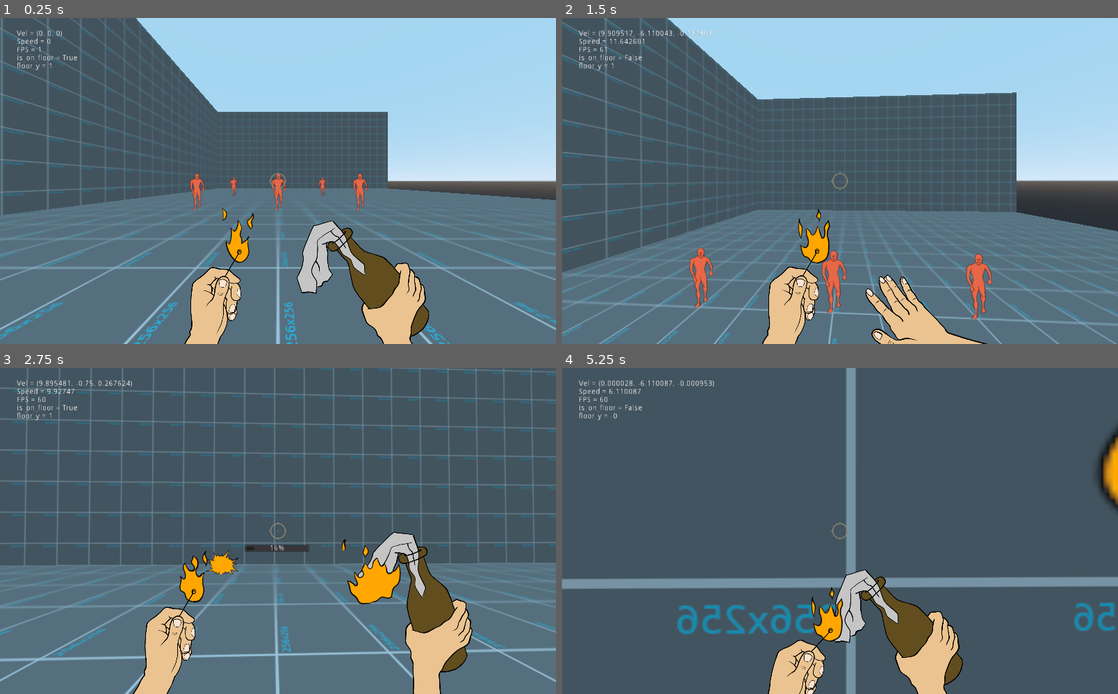
Above: before the commit, frames 1-4 (two rows, left to right).
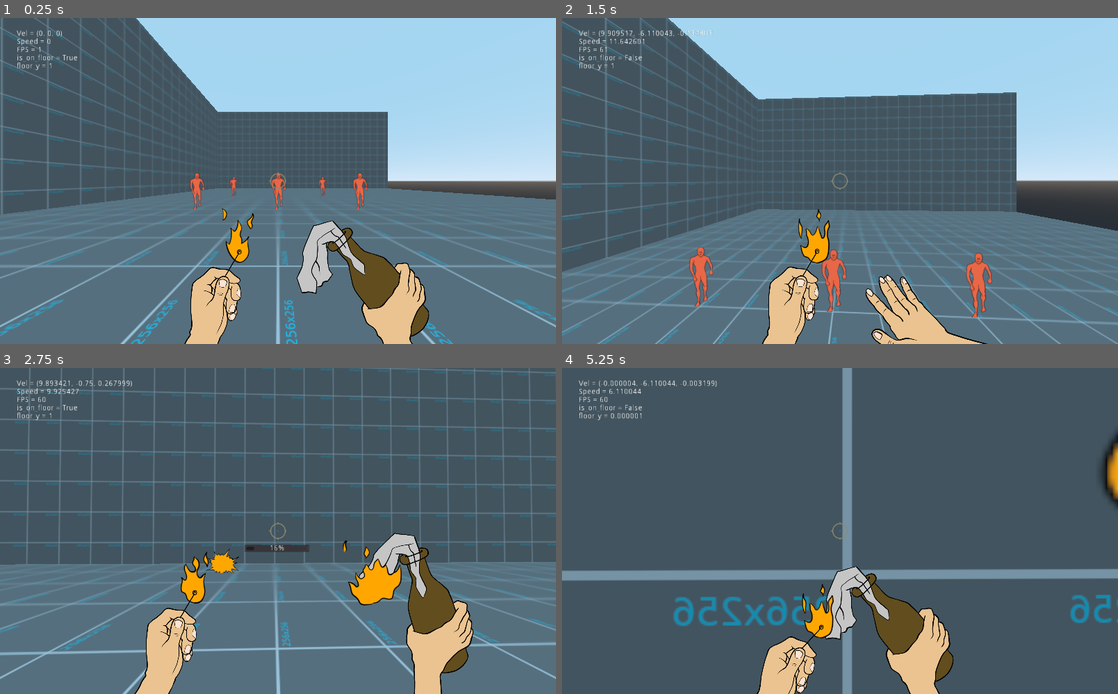
Above: after the commit, the same moments.

Repository: charliedavenport/FPS_Project
Game: Godot game, scene res://Level/Level.tscn
The game is run twice, just before and just after one commit, with the same random seed, the same clock (stepped at 60 frames per second) and the same inputs.
Inputs (mouse positions are in pixels of both pictures, inside the frame that each line leads up to):
- Up to frame 1 (0.25 s): no input
- Up to frame 2 (1.5 s): tap Enter at 0.5 s; move the mouse to (867, 181) at 0.52 s; press the mouse at (867, 181) at 0.53 s; hold W (forward) from 0.53 s (still down); tap Space (jump) at 0.77 s; move the mouse to (812, 181) at 1.27 s; release the mouse at (812, 181) at 1.28 s; click (812, 181) at 1.35 s
- Up to frame 3 (2.75 s): keep holding W (forward); tap Space (jump) at 1.52 s; move the mouse to (289, 524) at 2.02 s; press the mouse at (289, 524) at 2.03 s
- Up to frame 4 (5.25 s): keep holding W (forward); move the mouse to (834, 537) at 2.77 s; release the mouse at (834, 537) at 2.78 s; click (834, 537) at 2.85 s; tap Space (jump) at 3.02, 3.77, 4.52 s; move the mouse to (878, 534) at 3.52 s; press the mouse at (878, 534) at 3.53 s; move the mouse to (795, 527) at 4.27 s; release the mouse at (795, 527) at 4.28 s; click (795, 527) at 4.35 s; move the mouse to (845, 531) at 5.02 s; press the mouse at (845, 531) at 5.03 s

The runs differ from the first frame. In frame 1, 3.1% of the frame differs, in the area x 0-100%, y 0-100%; in frame 2, 1.7%; in frame 3, 8.7%; in frame 4, 13%.

Commit message:
Some changes, idk it's been a while

Diff:
--- a/Level/Level.tscn
+++ b/Level/Level.tscn
@@ -99,7 +99,7 @@
 material = ExtResource( 3 )
 
 [node name="Player" parent="." instance=ExtResource( 1 )]
-transform = Transform( -4.37114e-08, 0, 1, 0, 1, 0, -1, 0, -4.37114e-08, 0, 0.308448, -3 )
+transform = Transform( -4.37114e-08, 0, 1, 0, 1, 0, -1, 0, -4.37114e-08, 0, 0.399921, -3 )
 look_sens = 0.001
 
 [node name="Enemy2" parent="." instance=ExtResource( 4 )]
--- a/Player/Player.gd
+++ b/Player/Player.gd
@@ -1,4 +1,5 @@
 extends KinematicBody
+class_name Player
 
 export var move_speed: float = 10.0
 export var look_sens: float = .01
@@ -9,8 +10,8 @@
 export var max_fall_speed: float = -15.0
 export var jump_speed: float = 10.0
 export var max_floor_angle: float = 40.0
-export var max_vertical_rot: float = 1.4 #PI/2
-export var min_vertical_rot: float = -1.4 #-PI/2
+export var max_vertical_rot: float = 1.4
+export var min_vertical_rot: float = -1.4
 
 var vel: Vector3
 var move_input: Vector3
@@ -72,7 +73,7 @@
 
 
 func apply_slope() -> void:
-	# rotate movement input to be on the plane of a slope
+	# TODO: rotate movement input to be on the plane of a slope
 	var slides = get_slide_count()
 	if slides == 0:
 		return
--- a/Player/Player.tscn
+++ b/Player/Player.tscn
@@ -556,10 +556,6 @@
 "values": [ Vector2( 512, 600 ), Vector2( 458.907, 595.635 ), Vector2( 417.613, 575.459 ), Vector2( 458.907, 595.635 ), Vector2( 512, 600 ), Vector2( 512, 600 ), Vector2( 558.904, 595.358 ), Vector2( 606.4, 575.459 ), Vector2( 558.904, 595.358 ) ]
 }
 
-[sub_resource type="CylinderShape" id=10]
-radius = 0.406788
-height = 0.54172
-
 [node name="Player" type="KinematicBody"]
 pause_mode = 1
 collision_mask = 26
@@ -612,10 +608,6 @@
 anchor_top = 1.0
 anchor_right = 0.5
 anchor_bottom = 1.0
-margin_left = -6.10352e-05
-margin_top = 6.10352e-05
-margin_right = -6.10352e-05
-margin_bottom = 6.10352e-05
 rect_scale = Vector2( 0.768949, 0.768949 )
 __meta__ = {
 "_edit_use_anchors_": false
@@ -631,18 +623,18 @@
 }
 
 [node name="LeftHandSprite" type="Sprite" parent="PlayerHUD/Hands/LeftHand"]
-position = Vector2( -181.54, -62.249 )
-rotation = 0.101229
+position = Vector2( -181.54, -62.2494 )
+rotation = 0.100987
 scale = Vector2( 0.417712, 0.417712 )
 z_index = 2
 texture = ExtResource( 3 )
 
 [node name="LeftFireSprite" type="Sprite" parent="PlayerHUD/Hands/LeftHand"]
-position = Vector2( -74.664, -296.777 )
+position = Vector2( -74.6636, -289.478 )
 z_index = 1
 texture = ExtResource( 5 )
 hframes = 12
-frame = 1
+frame = 3
 
 [node name="RightHand" type="Control" parent="PlayerHUD/Hands"]
 anchor_left = 0.5
@@ -663,7 +655,7 @@
 position = Vector2( 74.5094, -221.323 )
 texture = ExtResource( 5 )
 hframes = 12
-frame = 8
+frame = 11
 
 [node name="Crosshair" type="TextureRect" parent="PlayerHUD"]
 anchor_left = 0.5
@@ -710,7 +702,3 @@
 __meta__ = {
 "_edit_use_anchors_": false
 }
-
-[node name="CollisionShape2" type="CollisionShape" parent="."]
-transform = Transform( 1, 0, 0, 0, 1, 0, 0, 0, 1, 0, 0.306442, 0 )
-shape = SubResource( 10 )
--- a/project.godot
+++ b/project.godot
@@ -7,6 +7,16 @@
 ;   param=value ; assign values to parameters
 
 config_version=4
+
+_global_script_classes=[ {
+"base": "KinematicBody",
+"class": "Player",
+"language": "GDScript",
+"path": "res://Player/Player.gd"
+} ]
+_global_script_class_icons={
+"Player": ""
+}
 
 [application]
 
Not shown: 2 places in Assets/Enemy.tres that only renumber resources
Not shown: 3 places in Level/Level.tscn that only renumber resources
Not shown: 1 places in Player/Player.tscn that only renumber resources
